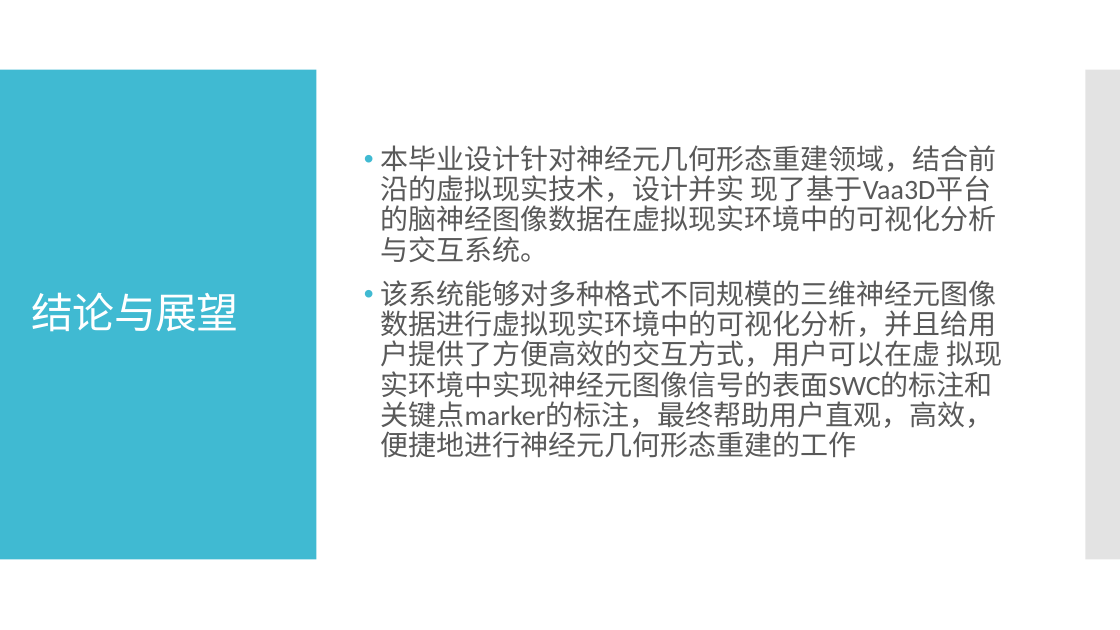
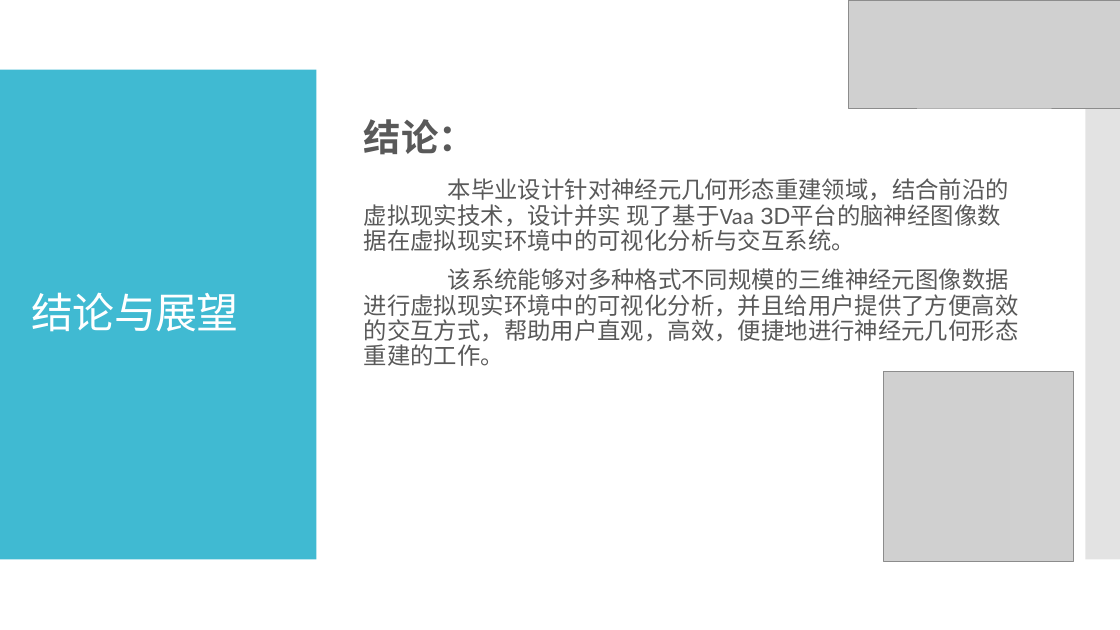
Before and after one commit to binWW/SchoolReport-Private-, a slide deck: slide 27 of 毕业论文/硕士毕业设计答辩.pptx (slide 32 before the commit). Drawn at 1120x630 pixels with LibreOffice and Linux fonts; fonts in the diff are those of the drawing; grey boxes stand for pictures. Boxes give left, top, right and bottom in pixels: in the first picture for what was removed or moved away, otherwise in the second. Text is boxed around its words. In the diff, an @@ line names an element or a change of style, - is before the commit and + after.

```diff
--- a/毕业论文/硕士毕业设计答辩.pptx
+++ b/毕业论文/硕士毕业设计答辩.pptx
@@ picture added at [849,0,1120,108] @@
@@ text at [364,119,1019,366]: text changed; size 24 to 20 pt @@
-• 本毕业设计针对神经元几何形态重建领域，结合前沿的虚拟现实技术，设计并实 现了基于Vaa3D平台的脑神经图像数据在虚拟现实环境中的可视化分析与交互系统。
-• 该系统能够对多种格式不同规模的三维神经元图像数据进行虚拟现实环境中的可视化分析，并且给用户提供了方便高效的交互方式，用户可以在虚 拟现实环境中实现神经元图像信号的表面SWC的标注和关键点marker的标注，最终帮助用户直观，高效，便捷地进行神经元几何形态重建的工作
+结论：
+本毕业设计针对神经元几何形态重建领域，结合前沿的虚拟现实技术，设计并实 现了基于Vaa 3D平台的脑神经图像数据在虚拟现实环境中的可视化分析与交互系统。
+该系统能够对多种格式不同规模的三维神经元图像数据进行虚拟现实环境中的可视化分析，并且给用户提供了方便高效的交互方式，帮助用户直观，高效，便捷地进行神经元几何形态重建的工作。
@@ picture added at [884,371,1074,561] @@
```
Also in this commit, not shown: 26 other slides changed, 2 slides added, 7 slides removed, 6 other files.
